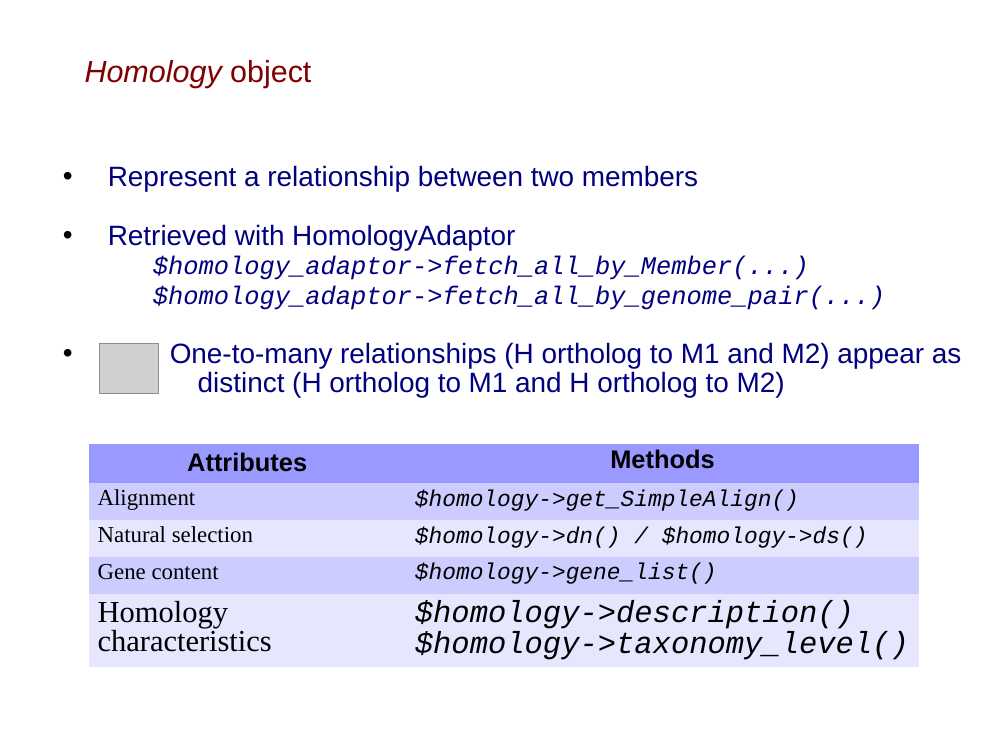
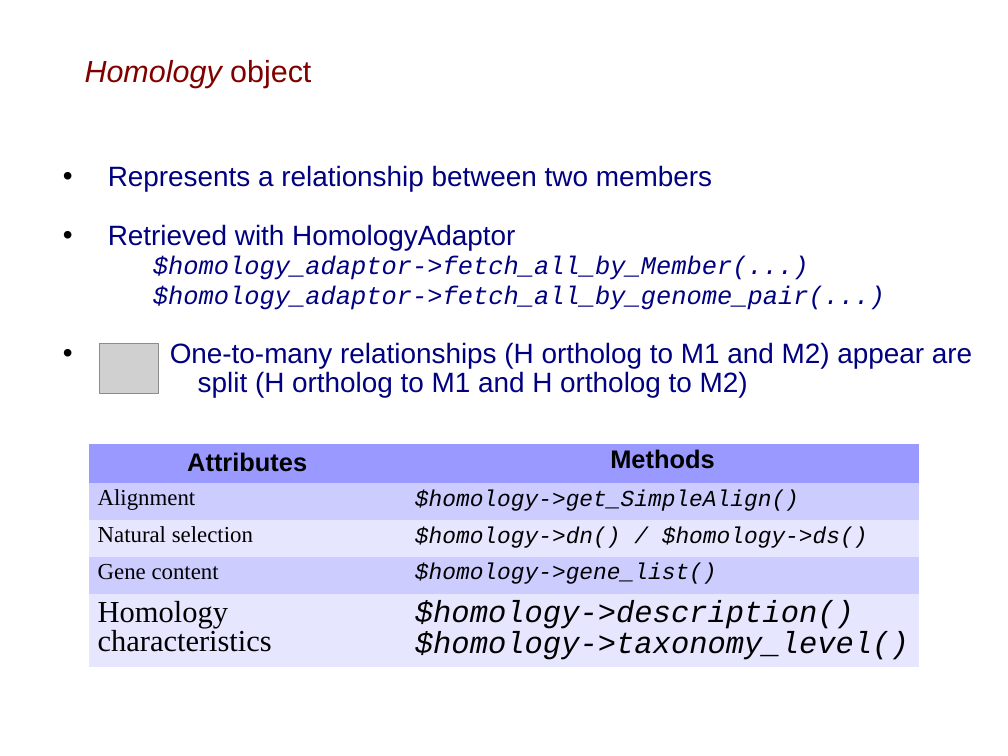
Before and after one commit to Ensembl/ensembl-compara, a slide deck: slide 20 of docs/API_workshop_slides.gene_part.odp (slide 21 before the commit). Drawn at 1008x756 pixels with LibreOffice and Linux fonts; fonts in the diff are those of the drawing; grey boxes stand for pictures; background and template pictures are left out. Boxes give left, top, right and bottom in pixels: in the first picture for what was removed or moved away, otherwise in the second. Text is boxed around its words. In the diff, an @@ line names an element or a change of style, - is before the commit and + after.

```diff
--- a/docs/API_workshop_slides.gene_part.odp
+++ b/docs/API_workshop_slides.gene_part.odp
@@ text at [108,165,712,191]: text changed @@
-• Represent a relationship between two members
+• Represents a relationship between two members
@@ text at [170,342,972,398]: text changed @@
-• One-to-many relationships (H ortholog to M1 and M2) appear as
-  distinct (H ortholog to M1 and H ortholog to M2)
+• One-to-many relationships (H ortholog to M1 and M2) appear are
+  split (H ortholog to M1 and H ortholog to M2)
```
Also in this commit, not shown: 11 other slides changed, 1 slide removed, 3 other files.
